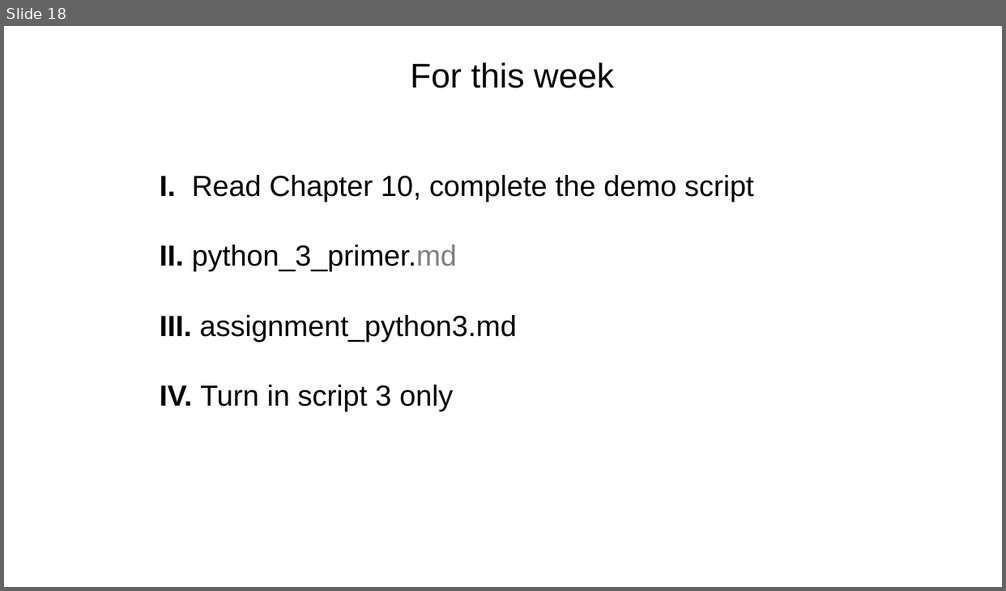
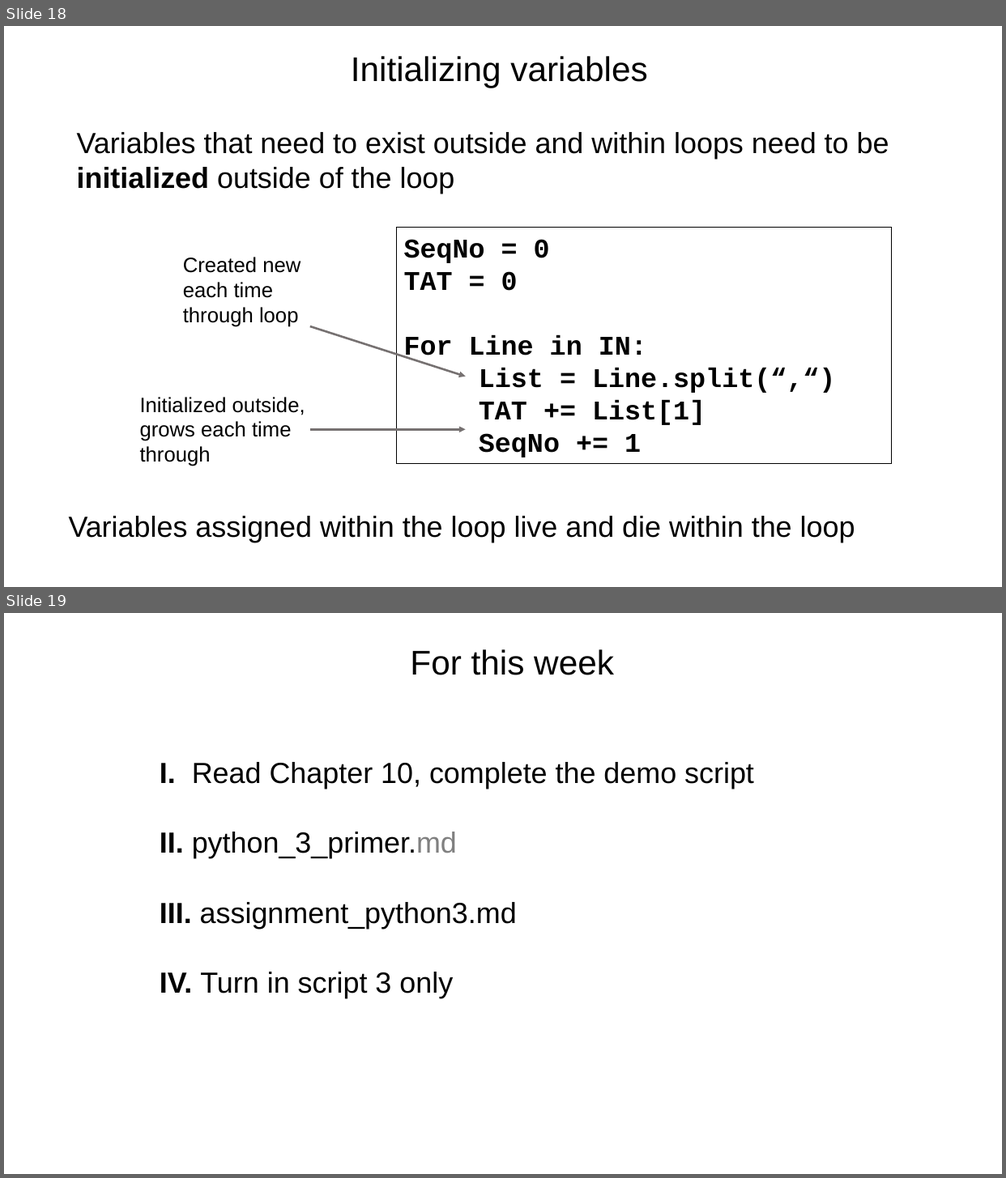
Before and after one commit to tparchman/F24_BIOL792, a slide deck: week8_python3/week8_python3.pptx. Shown one above the other, each under a label of ours: slide 18 before the commit, slides 18 and 19 after it. The pictures are 1006x591 and 1006x1178 pixels, drawn with LibreOffice and Linux fonts; fonts in the diff are those of the drawing. Boxes give left, top, right and bottom in pixels: in the first picture for what was removed or moved away, otherwise in the second. Text is boxed around its words. In the diff, an @@ line names an element or a change of style, - is before the commit and + after.

```diff
--- a/week8_python3/week8_python3.pptx
+++ b/week8_python3/week8_python3.pptx
@@ slide 18 added at <box>4,26,1002,587</box>, background #FFFFFF @@
@@ text added at <box>351,56,647,88</box>, 33 pt, text #000000 @@
+Initializing variables
@@ text added at <box>77,132,889,194</box>, 28 pt, text #000000 @@
+Variables that need to exist outside and within loops need to be initialized outside of the loop
@@ rectangle added at <box>396,228,892,464</box>, outline #000000 0.75 pt, 26 pt, text #000000, bold @@
+SeqNo = 0
+TAT = 0
+For Line in IN:
+List = Line.split(“,“)
+TAT += List[1]
+SeqNo += 1
@@ text added at <box>183,257,300,327</box>, 20 pt, text #000000 @@
+Created new each time through loop
@@ arrow added from (310, 327) to (465, 377), #767171 2 pt @@
@@ text added at <box>140,397,305,467</box>, 20 pt, text #000000 @@
+Initialized outside, grows each time through
@@ arrow added from (310, 429) to (465, 429), #767171 2 pt @@
@@ text added at <box>69,516,855,543</box>, 28 pt, text #000000 @@
+Variables assigned within the loop live and die within the loop
@@ what was slide 18 is now slide 19 @@
```
Also in this commit, not shown: 1 slide changed, 8 other files.
